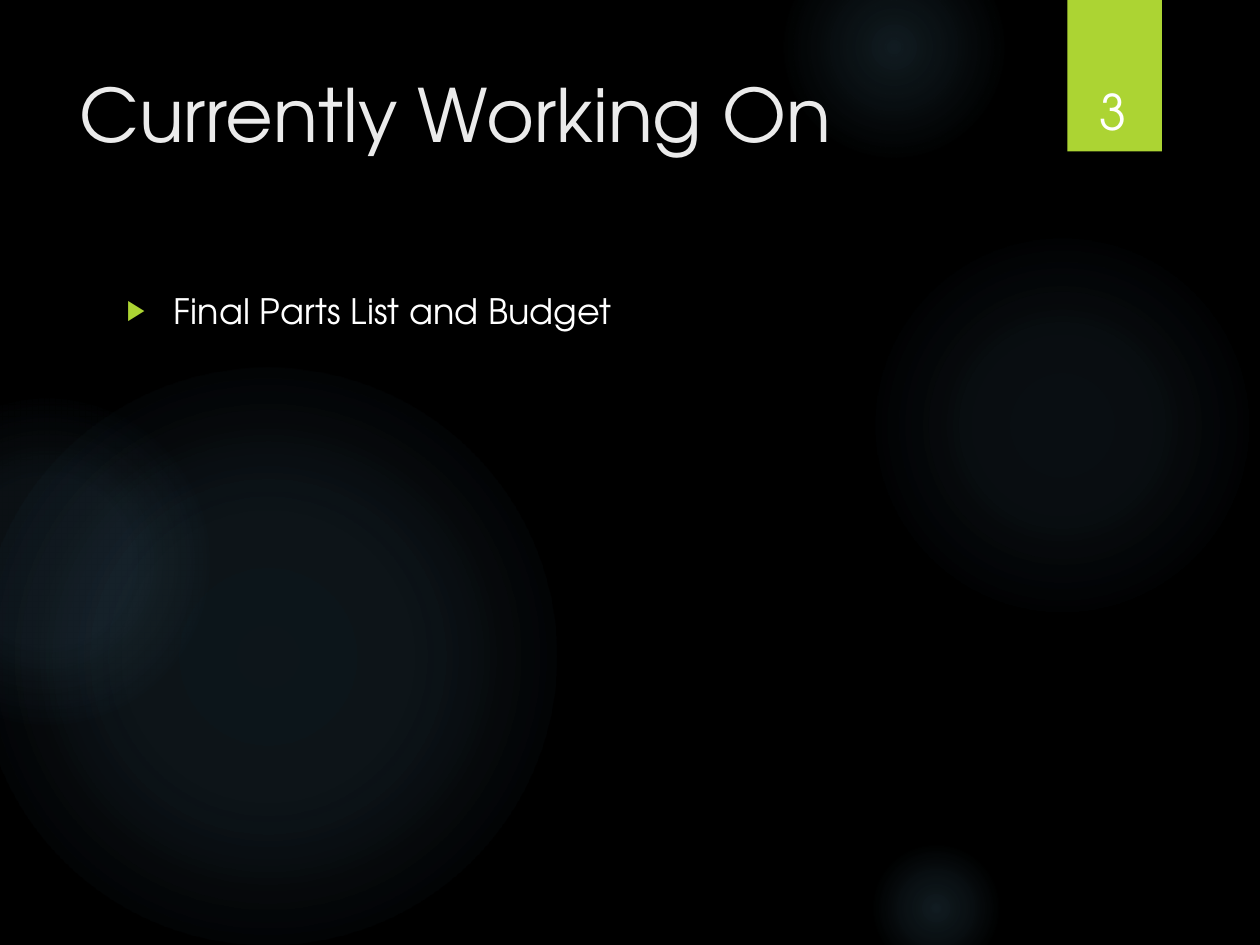
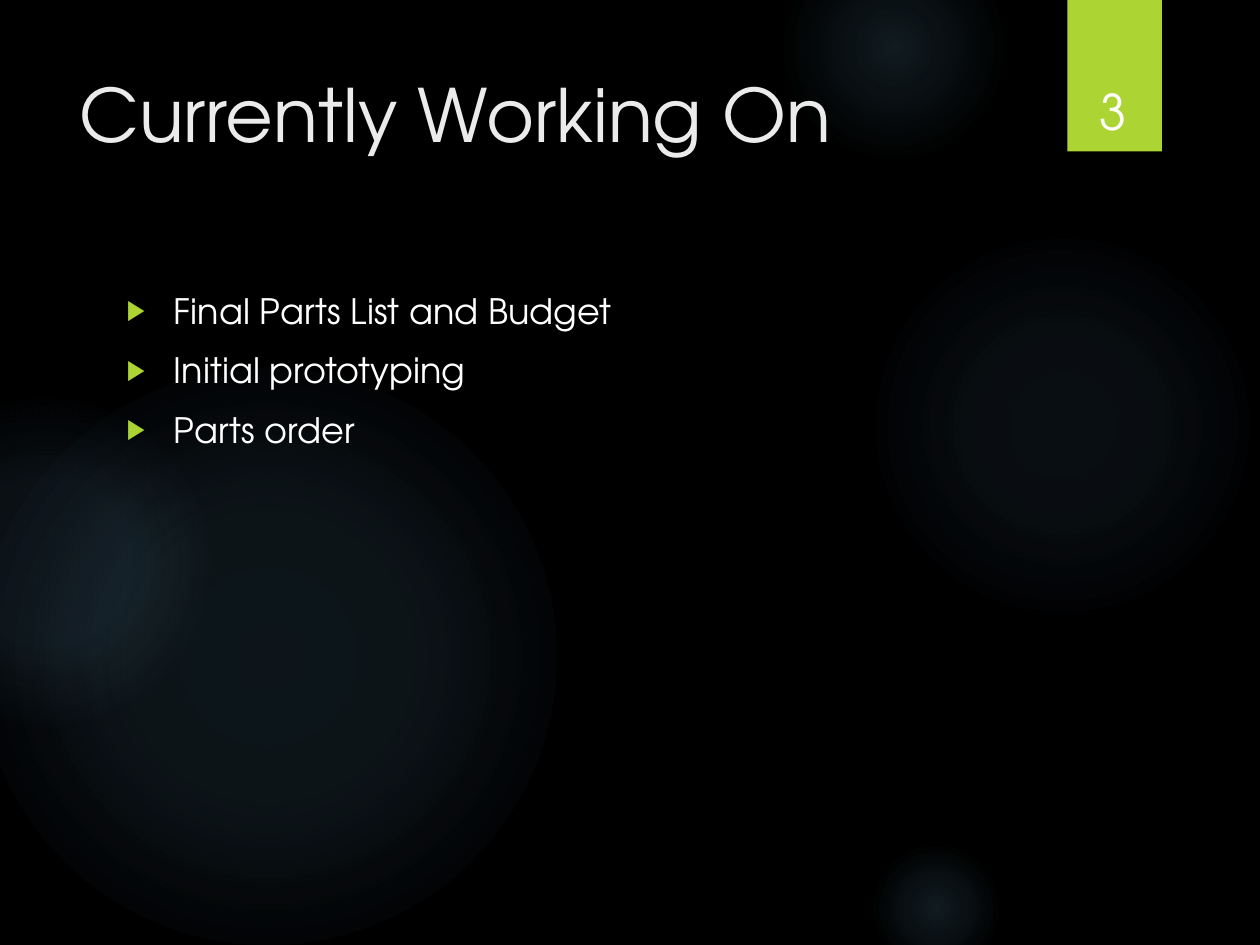
Before and after one commit to powellb1/CapStone, a slide deck: slide 3 of Documentation/Class Presentations/Are We There Yet Progress Report 4.pptx. Drawn at 1260x945 pixels with LibreOffice and Linux fonts; fonts in the diff are those of the drawing; background and template pictures are left out. Boxes give left, top, right and bottom in pixels: in the first picture for what was removed or moved away, otherwise in the second. Text is boxed around its words. In the diff, an @@ line names an element or a change of style, - is before the commit and + after.

```diff
--- a/Documentation/Class Presentations/Are We There Yet Progress Report 4.pptx
+++ b/Documentation/Class Presentations/Are We There Yet Progress Report 4.pptx
@@ text at (x1=174, y1=357, x2=465, y2=444): paragraphs added @@
+▶ Initial prototyping
+▶ Parts order
```
Also in this commit, not shown: 3 other slides changed, 1 other file.
